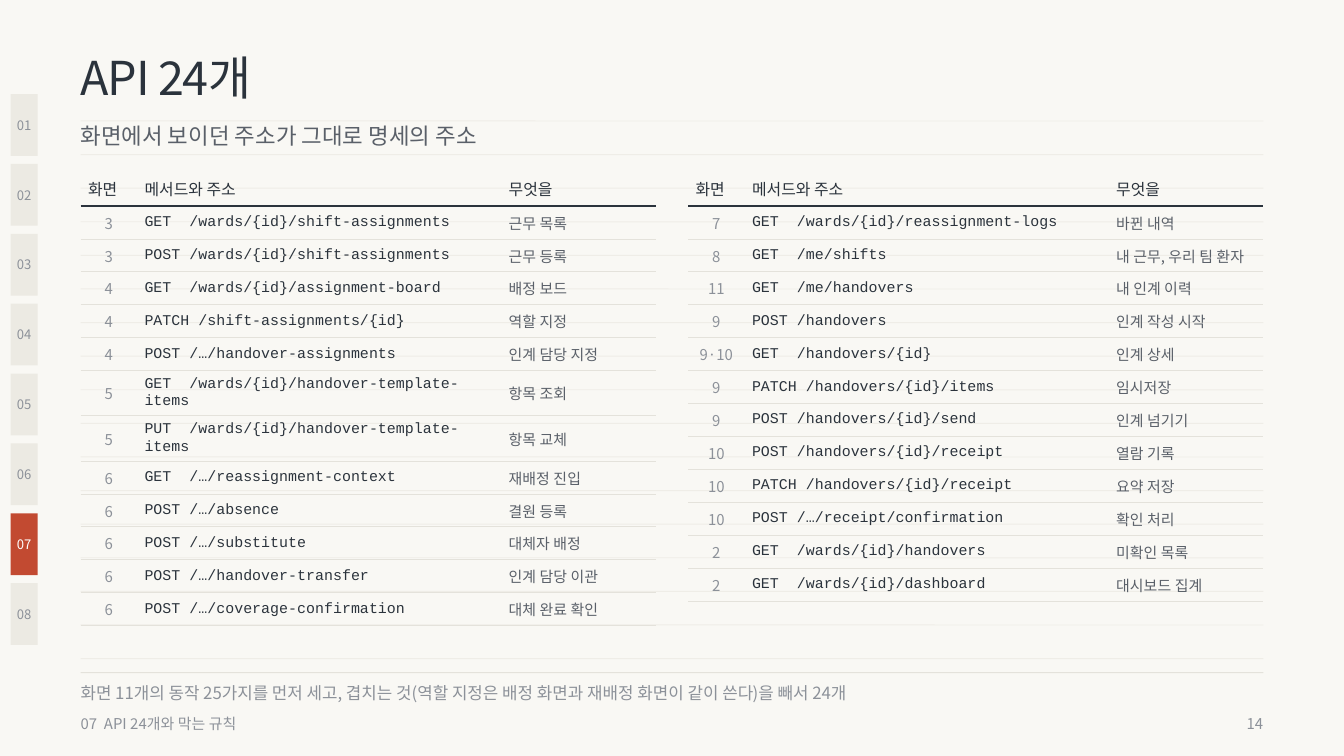
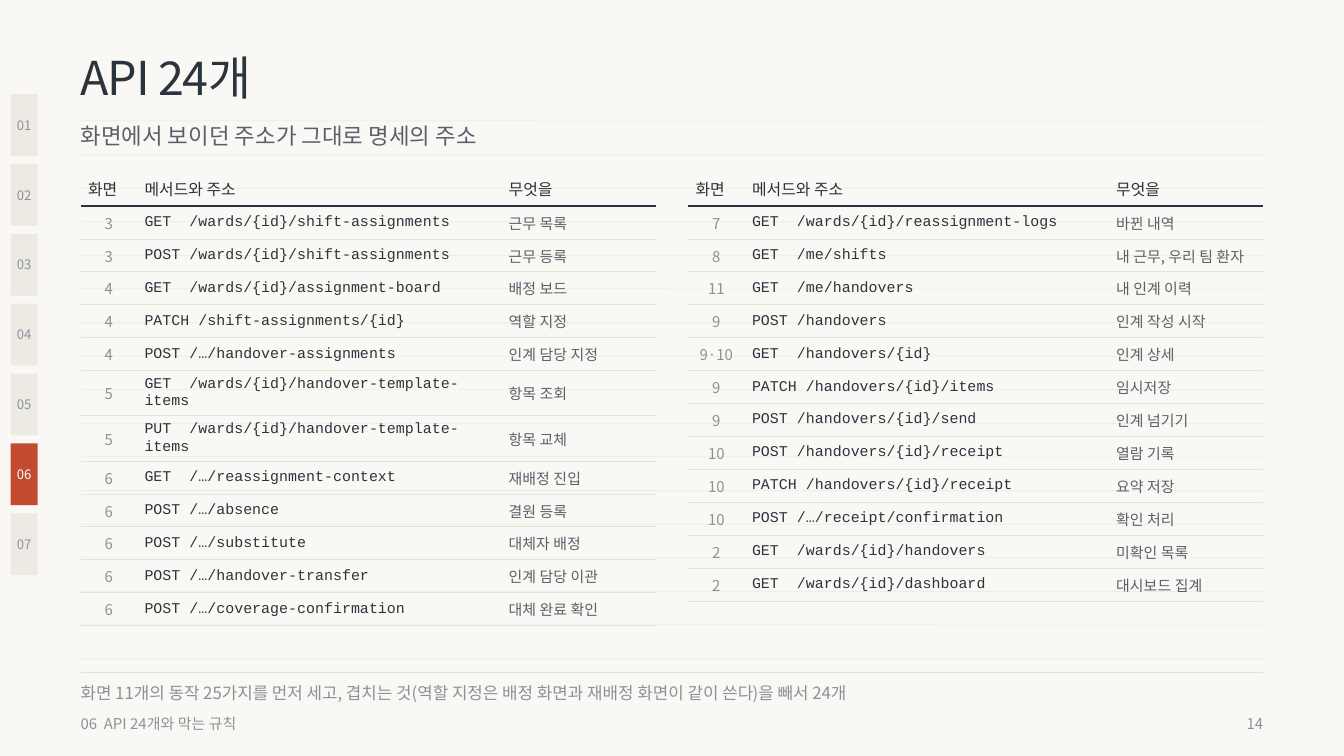
Before and after one commit to wodnjs2020136144/skala-webservice-mini, a slide deck: slide 14 of deliverables/10반_황재원_너와나의인계고리-발표용.pptx. Drawn at 1344x756 pixels with LibreOffice and Linux fonts; fonts in the diff are those of the drawing. Boxes give left, top, right and bottom in pixels: in the first picture for what was removed or moved away, otherwise in the second. Text is boxed around its words. In the diff, an @@ line names an element or a change of style, - is before the commit and + after.

```diff
--- a/deliverables/10반_황재원_너와나의인계고리-발표용.pptx
+++ b/deliverables/10반_황재원_너와나의인계고리-발표용.pptx
@@ text "06" at [17, 469, 31, 479]: text colour #8C9199 to #FFFFFF @@
@@ rectangle at [11, 444, 38, 505]: fill #ECEAE3 to #C24A31 @@
@@ text "07" at [17, 539, 31, 549]: text colour #FFFFFF to #8C9199 @@
@@ rectangle at [11, 513, 38, 575]: fill #C24A31 to #ECEAE3 @@
@@ rectangle removed at [11, 583, 38, 645] @@
@@ text removed at [17, 609, 31, 619] @@
-08
@@ text at [81, 716, 237, 730]: text changed @@
-07 API 24개와 막는 규칙
+06 API 24개와 막는 규칙
```
Also in this commit, not shown: 17 other slides changed, 7 other files.
